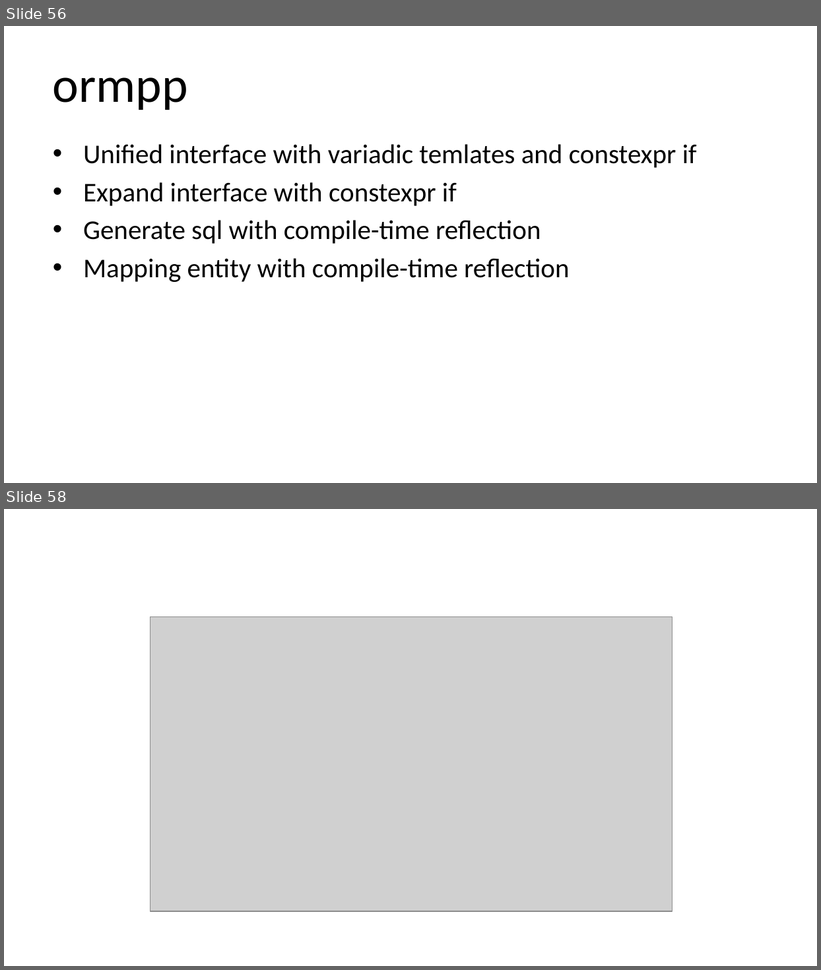
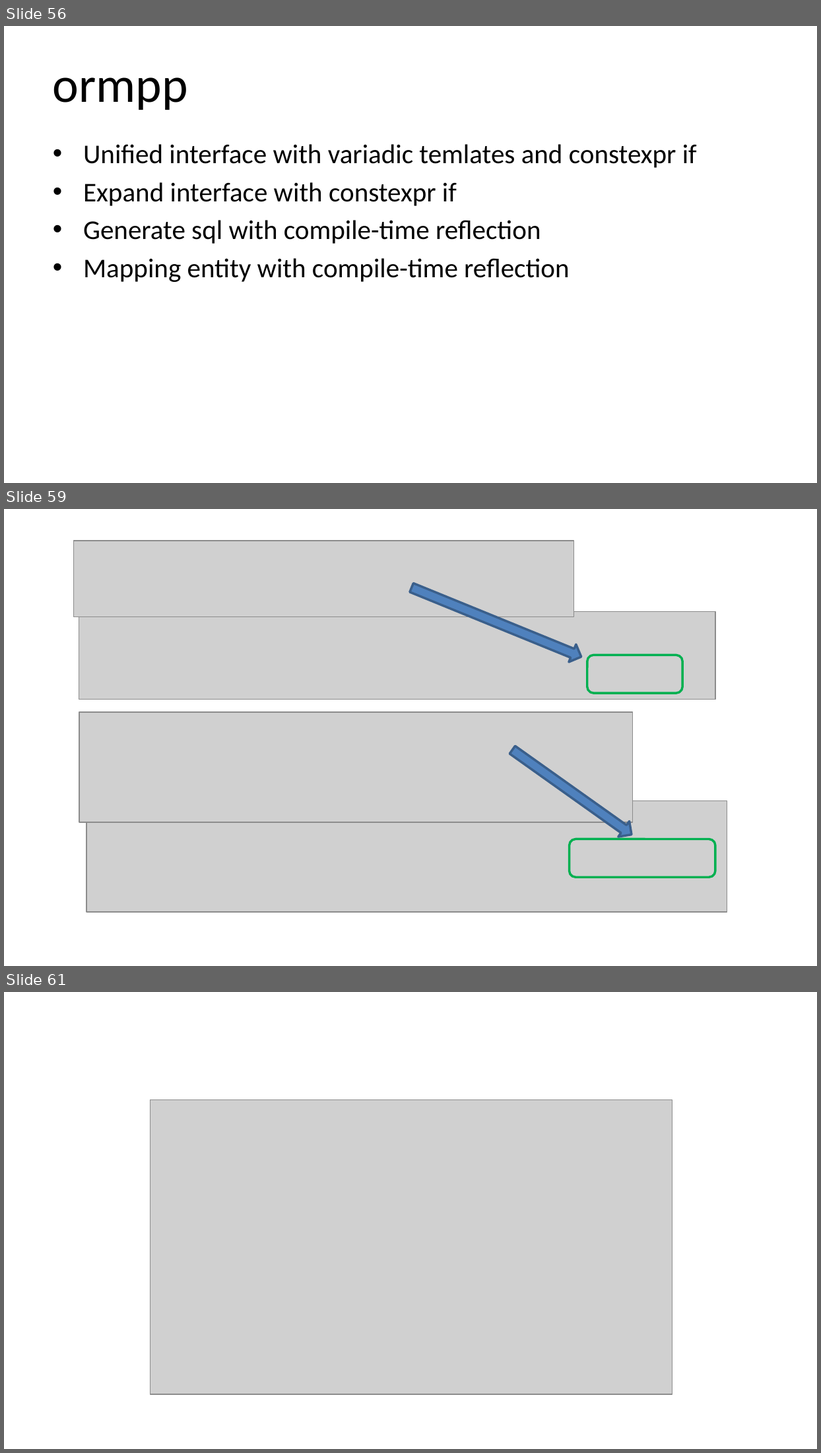
Before and after one commit to qicosmos/cppcon2018, a slide deck: cppcon2018.pptx. Shown one above the other, each under a label of ours: slides 56 and 58 before the commit, slides 56, 59 and 61 after it; the slides between them are not shown. The pictures are 821x970 and 821x1453 pixels, drawn with LibreOffice and Linux fonts; fonts in the diff are those of the drawing; grey boxes stand for pictures. Boxes give left, top, right and bottom in pixels: in the first picture for what was removed or moved away, otherwise in the second. Text is boxed around its words. In the diff, an @@ line names an element or a change of style, - is before the commit and + after.

```diff
--- a/cppcon2018.pptx
+++ b/cppcon2018.pptx
@@ slide 59 added at (4,509,817,966), background #FFFFFF @@
@@ picture added at (74,541,574,617) @@
@@ down arrow added at (408,579,585,665), fill #4F81BD, outline #3A5F8C 2 pt @@
@@ picture added at (79,611,715,699) @@
@@ rounded rectangle added at (587,656,682,694), outline #00B050 2 pt @@
@@ picture added at (80,712,634,823) @@
@@ down arrow added at (507,743,637,843), fill #4F81BD, outline #3A5F8C 2 pt @@
@@ picture added at (87,801,727,912) @@
@@ rounded rectangle added at (569,839,715,877), outline #00B050 2 pt @@
@@ what was slide 58 is now slide 61 @@
```
Also in this commit, not shown: 2 slides changed, 5 other slides added, 3 slides removed.
